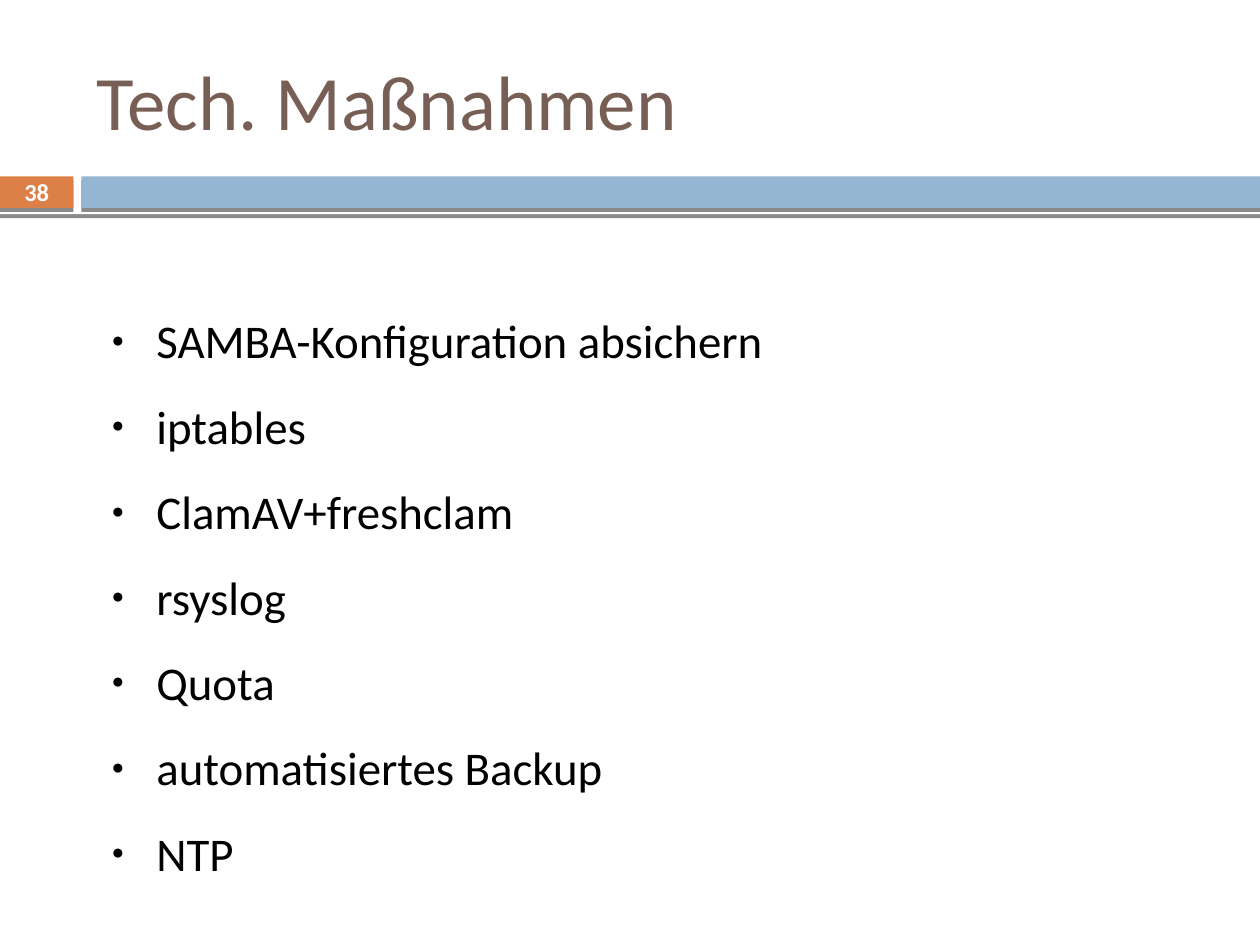
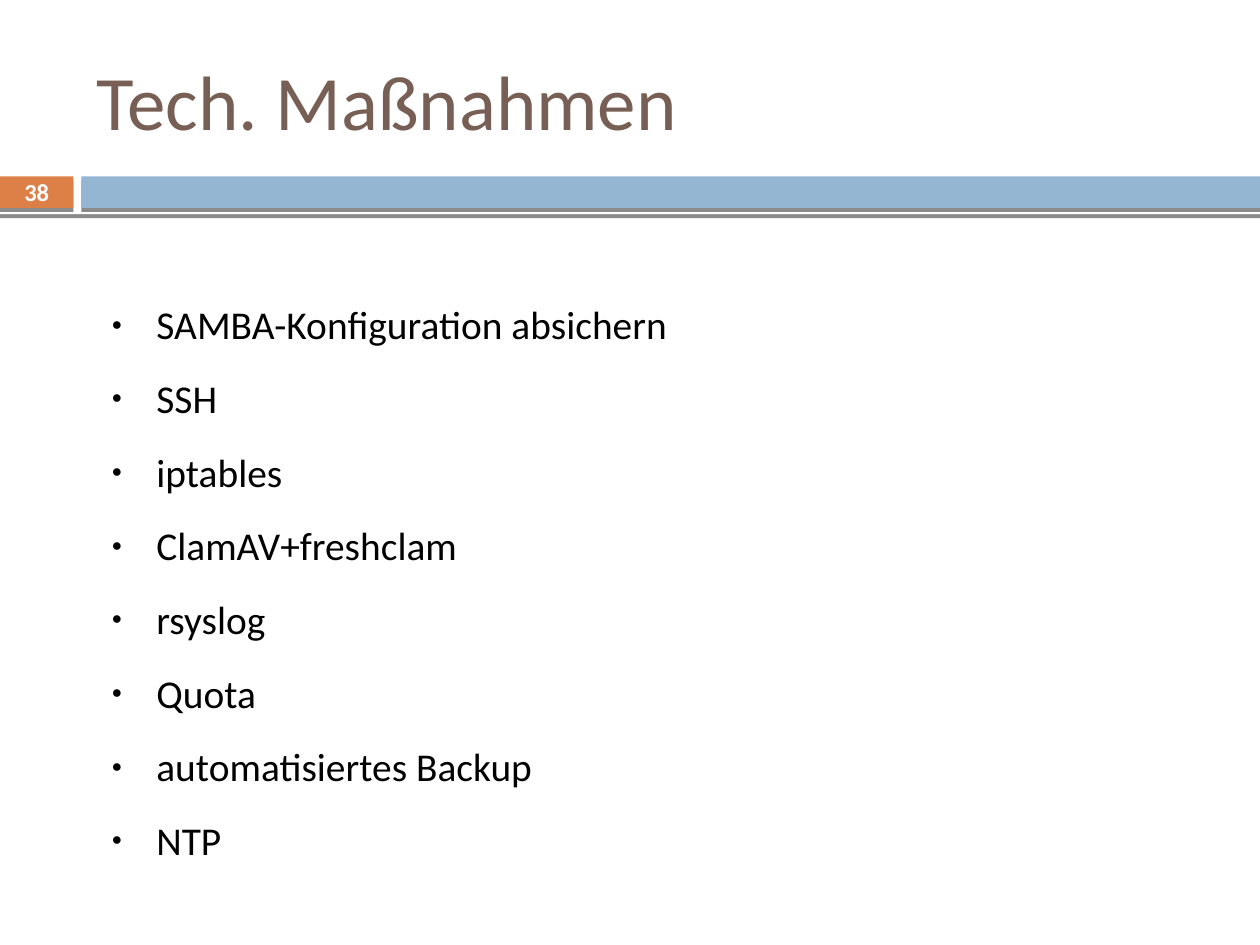
Before and after one commit to mvw/Wilddiebe10, a slide deck: slide 38 of keynote/keynote.odp. Drawn at 1260x945 pixels with LibreOffice and Linux fonts; fonts in the diff are those of the drawing. Boxes give left, top, right and bottom in pixels: in the first picture for what was removed or moved away, otherwise in the second. Text is boxed around its words. In the diff, an @@ line names an element or a change of style, - is before the commit and + after.

```diff
--- a/keynote/keynote.odp
+++ b/keynote/keynote.odp
@@ text at <box>156,311,666,855</box>: size 26.8 to 22.5 pt @@
@@ text at <box>156,387,217,414</box>: paragraph added @@
+● SSH
```
Also in this commit, not shown: 19 other slides changed.
